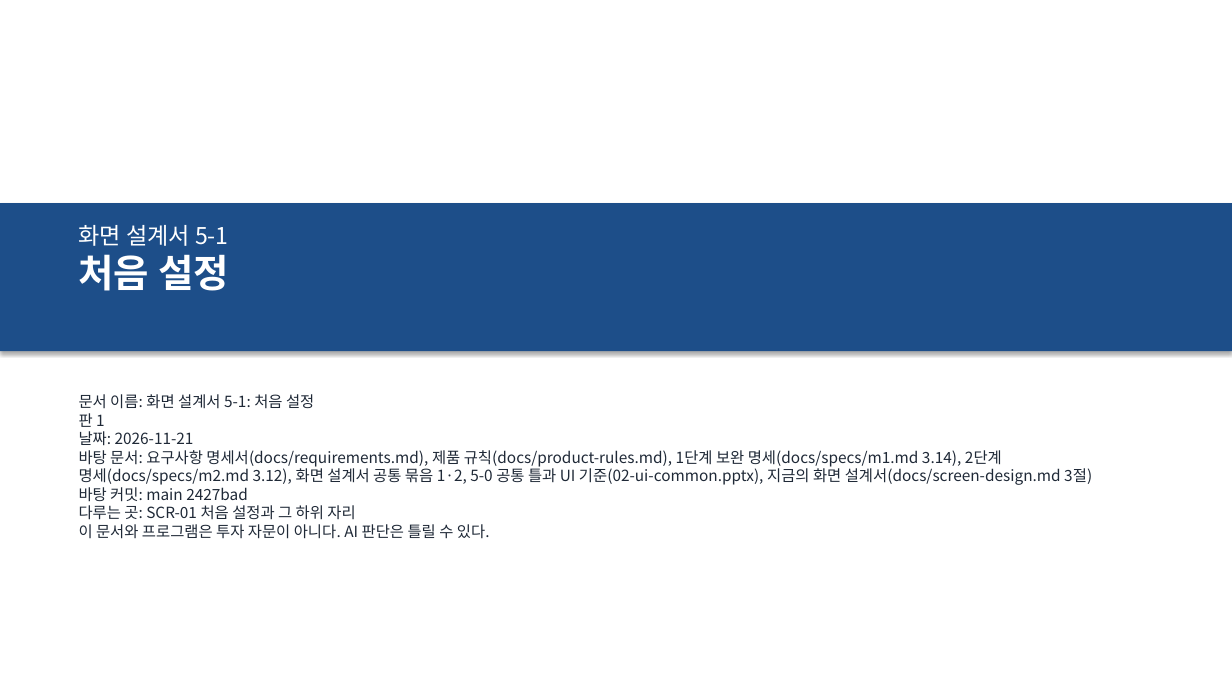
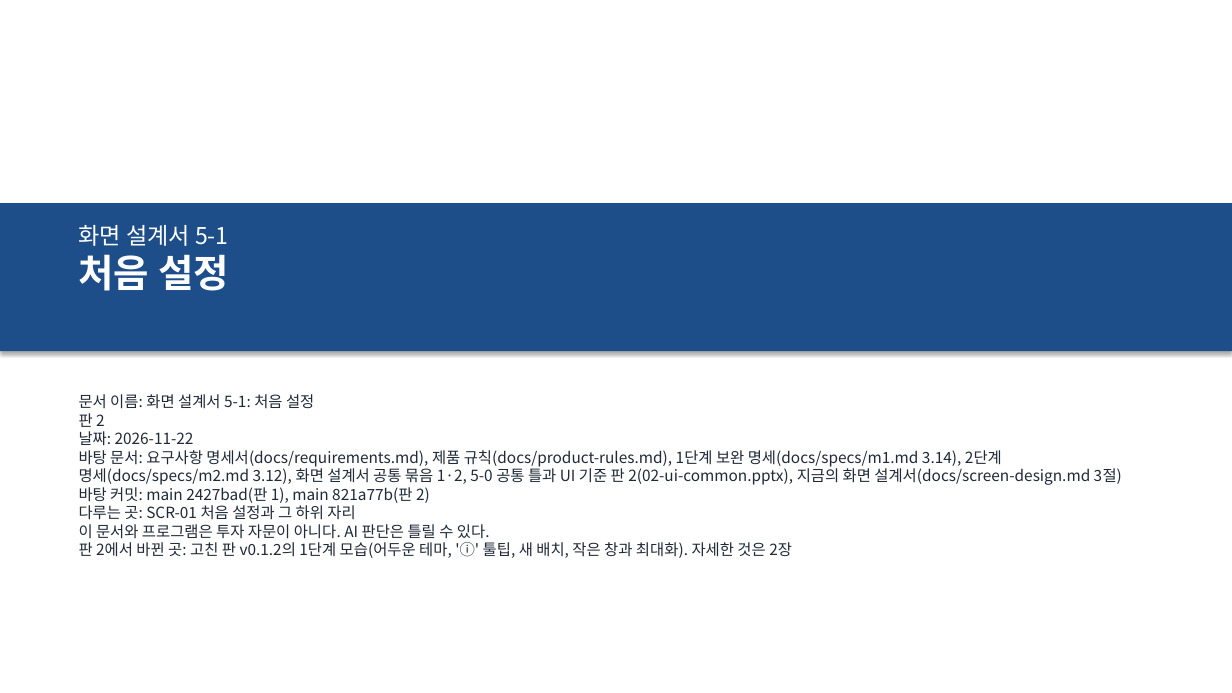
Before and after one commit to khy920723/coin-report-trader, a slide deck: slide 1 of docs/screen-design/10-first-setup.pptx. Drawn at 1232x693 pixels with LibreOffice and Linux fonts; fonts in the diff are those of the drawing. Boxes give left, top, right and bottom in pixels: in the first picture for what was removed or moved away, otherwise in the second. Text is boxed around its words. In the diff, an @@ line names an element or a change of style, - is before the commit and + after.

```diff
--- a/docs/screen-design/10-first-setup.pptx
+++ b/docs/screen-design/10-first-setup.pptx
@@ text at (79,413,1122,503): text changed @@
-판 1
-날짜: 2026-11-21
-바탕 문서: 요구사항 명세서(docs/requirements.md), 제품 규칙(docs/product-rules.md), 1단계 보완 명세(docs/specs/m1.md 3.14), 2단계 명세(docs/specs/m2.md 3.12), 화면 설계서 공통 묶음 1·2, 5-0 공통 틀과 UI 기준(02-ui-common.pptx), 지금의 화면 설계서(docs/screen-design.md 3절)
-바탕 커밋: main 2427bad
+판 2
+날짜: 2026-11-22
+바탕 문서: 요구사항 명세서(docs/requirements.md), 제품 규칙(docs/product-rules.md), 1단계 보완 명세(docs/specs/m1.md 3.14), 2단계 명세(docs/specs/m2.md 3.12), 화면 설계서 공통 묶음 1·2, 5-0 공통 틀과 UI 기준 판 2(02-ui-common.pptx), 지금의 화면 설계서(docs/screen-design.md 3절)
+바탕 커밋: main 2427bad(판 1), main 821a77b(판 2)
@@ text at (79,542,792,558): paragraph added @@
+판 2에서 바뀐 곳: 고친 판 v0.1.2의 1단계 모습(어두운 테마, 'ⓘ' 툴팁, 새 배치, 작은 창과 최대화). 자세한 것은 2장
```
Also in this commit, not shown: 14 other slides changed, 5 slides added, 4 other files.
